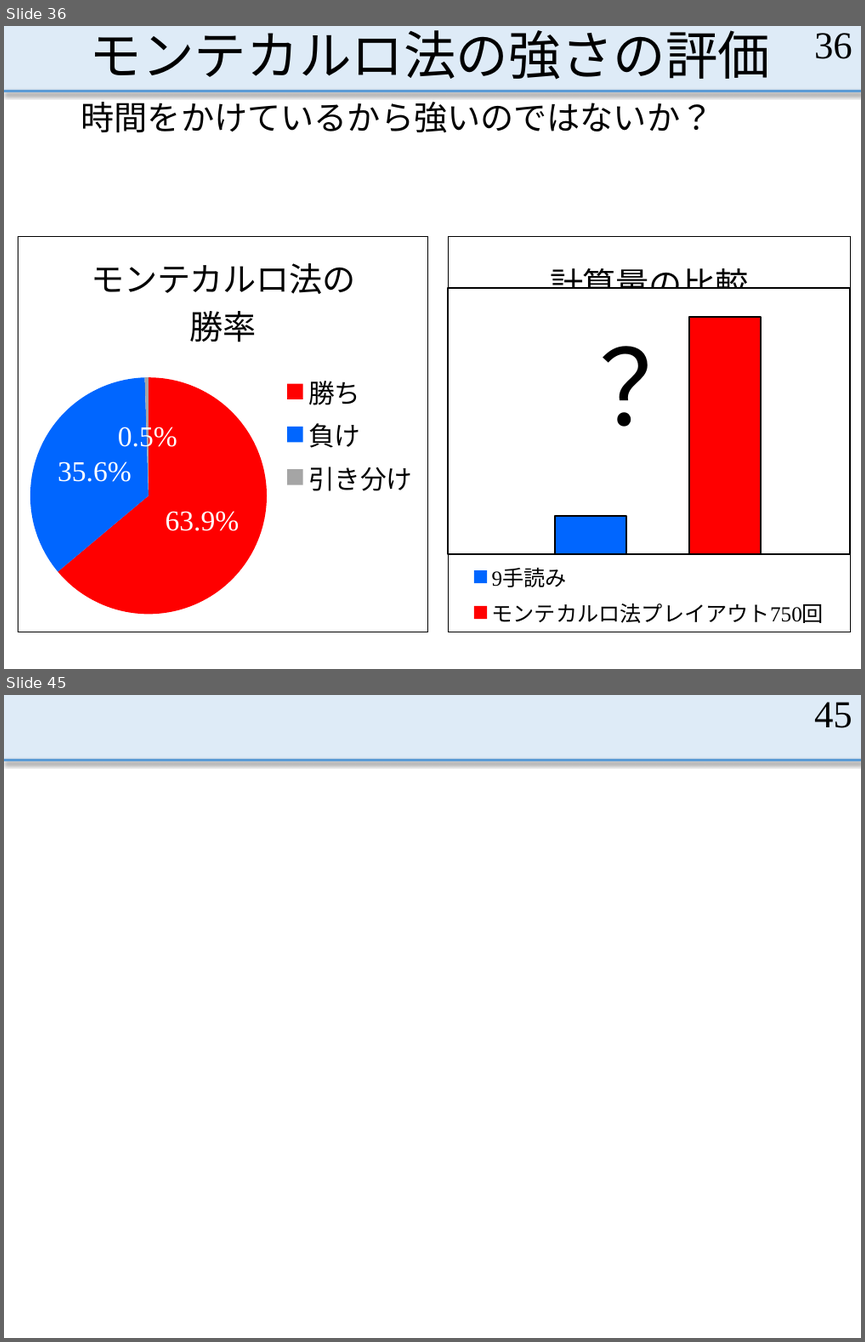
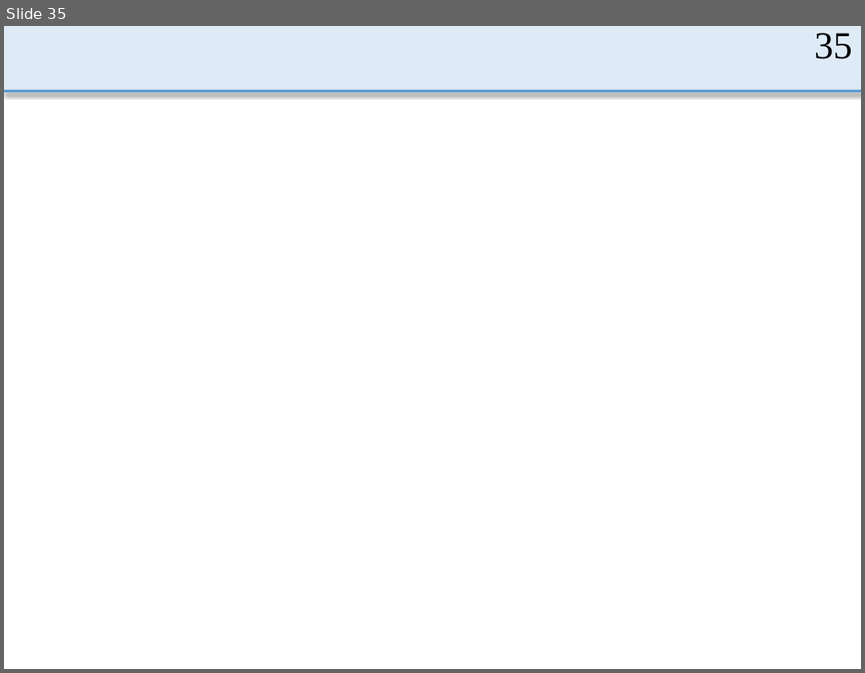
Before and after one commit to MasayaOda/SR, a slide deck: 190513oda.pptx. Shown one above the other, each under a label of ours: slides 36 and 45 before the commit, slide 35 after it; the slides between them are not shown. The pictures are 865x1342 and 865x673 pixels, drawn with LibreOffice and Linux fonts; fonts in the diff are those of the drawing. Boxes give left, top, right and bottom in pixels: in the first picture for what was removed or moved away, otherwise in the second. Text is boxed around its words. In the diff, an @@ line names an element or a change of style, - is before the commit and + after.

```diff
--- a/190513oda.pptx
+++ b/190513oda.pptx
@@ slide 36 removed at <box>4,26,861,669</box>, background #FFFFFF; not listed: 2 template elements that a slide beside it also shows @@
@@ title removed at <box>90,30,771,80</box> @@
-モンテカルロ法の強さの評価
@@ page number removed at <box>814,33,852,59</box> @@
-36
@@ text removed at <box>81,96,714,133</box> @@
-時間をかけているから強いのではないか？
@@ pie chart removed at <box>18,236,428,632</box> @@
-title "モンテカルロ法の 勝率"
-categories: 勝ち, 負け, 引き分け
-Series 1: 63.9, 35.6, 0.5
@@ column chart removed at <box>448,236,850,632</box> @@
-title "計算量の比較 "
-categories: 
-9手読み: 350000
-モンテカルロ法プレイアウト750回: 300000, -, -, -
@@ group removed at <box>448,288,850,555</box>: 3 rectangles, 1 text @@
-？
@@ what was slide 45 is now slide 35 @@
@@ page number at <box>814,33,852,59</box>: text changed @@
-45
+35
```
Also in this commit, not shown: 12 slides changed, 12 slides added, 21 other slides removed.
